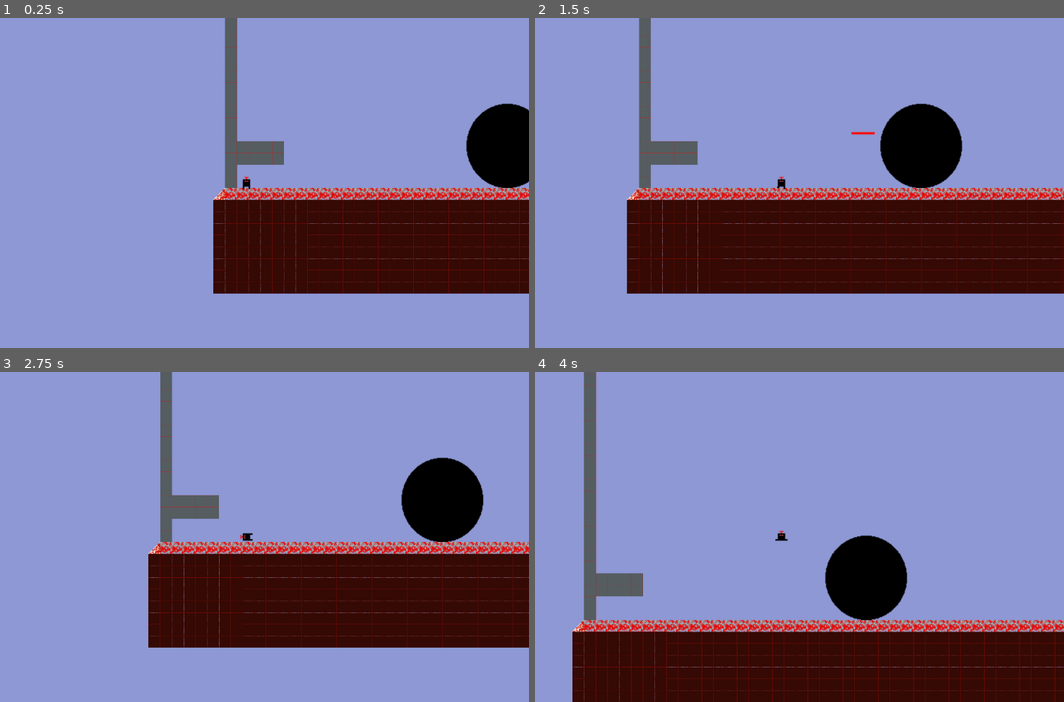
Above: before the commit, frames 1-4 (two rows, left to right).
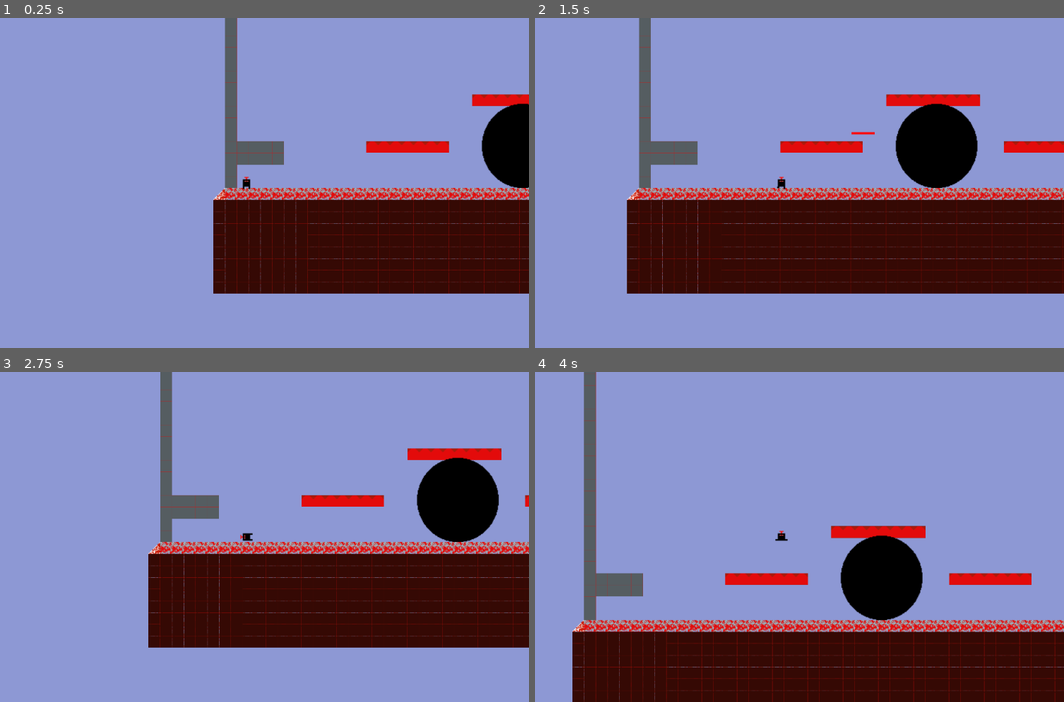
Above: after the commit, the same moments.

Repository: tompasini/Born4Lazers
Game: Godot game, scene res://Worlds/Red World/RedLevel10.tscn
The game is run twice, just before and just after one commit, with the same random seed, the same clock (stepped at 60 frames per second) and the same inputs. This scene is started directly instead of the project's main scene.
Inputs (mouse positions are in pixels of both pictures, inside the frame that each line leads up to):
- Up to frame 1 (0.25 s): no input
- Up to frame 2 (1.5 s): tap Enter at 0.5 s; move the mouse to (905, 166) at 0.52 s; hold Shift (run) 0.53-1.28 s; hold D (right) from 0.53 s (still down); tap Space (jump) at 0.77, 1.07 s; move the mouse to (667, 199) at 1.27 s; click (667, 199) at 1.35 s
- Up to frame 3 (2.75 s): tap Space (jump) at 1.52, 1.82 s; move the mouse to (301, 464) at 2.02 s; release D (right) at 2.03 s; hold A (left) from 2.03 s (still down); hold Shift (run) from 2.03 s (still down)
- Up to frame 4 (4 s): move the mouse to (751, 603) at 2.77 s; release A (left) at 2.78 s; release Shift (run) at 2.78 s; hold D (right) from 2.78 s (still down); click (751, 603) at 2.85 s; tap Space (jump) at 3.02, 3.32, 3.77 s; move the mouse to (952, 586) at 3.52 s; hold Shift (run) from 3.53 s (still down)

The runs differ from the first frame. In frame 1, 1.8% of the frame differs, in the area x 69-100%, y 23-52%; in frame 2, 3.2%; in frame 3, 2.8%; in frame 4, 3.4%, in the area x 35-94%, y 46-76%.

Commit message:
added invisible wall and platforms

Diff:
--- a/Worlds/Red World/RedLevel10.tscn
+++ b/Worlds/Red World/RedLevel10.tscn
@@ -7,6 +7,18 @@
 [ext_resource path="res://Assets/Backgrounds/Red World/Background Evening.png" type="Texture" id=8]
 [ext_resource path="res://Resources/Tilesets/RedTileset1.tres" type="TileSet" id=9]
 [ext_resource path="res://Resources/Tilesets/RedTilesetOneWay.tres" type="TileSet" id=10]
+
+[sub_resource type="RectangleShape2D" id=4]
+extents = Vector2( 16, 8.00003 )
+
+[sub_resource type="RectangleShape2D" id=5]
+extents = Vector2( 56, 8 )
+
+[sub_resource type="RectangleShape2D" id=6]
+extents = Vector2( 64, 8 )
+
+[sub_resource type="RectangleShape2D" id=7]
+extents = Vector2( 56, 8 )
 
 [sub_resource type="RectangleShape2D" id=3]
 extents = Vector2( 225, 56 )
@@ -26,10 +38,32 @@
 collision_layer = 2
 collision_mask = 17
 format = 1
+tile_data = PoolIntArray( 393222, 3, 0, 393223, 3, 0, 393224, 3, 0, 393225, 3, 0, 393226, 3, 0, 393227, 3, 0, 393228, 3, 0, 393229, 3, 0, 720893, 3, 0, 720894, 3, 0, 720895, 3, 0, 655360, 3, 0, 655361, 3, 0, 655362, 3, 0, 655363, 3, 0, 655376, 3, 0, 655377, 3, 0, 655378, 3, 0, 655379, 3, 0, 655380, 3, 0, 655381, 3, 0, 655382, 3, 0 )
 
 [node name="StaticBody2D" type="StaticBody2D" parent="TilesOneWay"]
 collision_layer = 2
 collision_mask = 17
+
+[node name="CollisionShape2D" type="CollisionShape2D" parent="TilesOneWay/StaticBody2D"]
+position = Vector2( -168, 208 )
+rotation = 1.57079
+shape = SubResource( 4 )
+one_way_collision = true
+
+[node name="CollisionShape2D2" type="CollisionShape2D" parent="TilesOneWay/StaticBody2D"]
+position = Vector2( 8, 168 )
+shape = SubResource( 5 )
+one_way_collision = true
+
+[node name="CollisionShape2D3" type="CollisionShape2D" parent="TilesOneWay/StaticBody2D"]
+position = Vector2( 160, 104 )
+shape = SubResource( 6 )
+one_way_collision = true
+
+[node name="CollisionShape2D4" type="CollisionShape2D" parent="TilesOneWay/StaticBody2D"]
+position = Vector2( 312, 168 )
+shape = SubResource( 7 )
+one_way_collision = true
 
 [node name="TilesSolid" type="TileMap" parent="."]
 tile_set = ExtResource( 9 )
@@ -67,7 +101,7 @@
 limit_smoothed = true
 
 [node name="Sprite2" type="Sprite" parent="."]
-position = Vector2( 144, 160 )
+position = Vector2( 165, 160 )
 texture = ExtResource( 3 )
 
 [connection signal="body_entered" from="FallZone" to="LZer" method="_on_FallZone_body_entered"]
Not shown: 1 places in Worlds/Red World/RedLevel10.tscn that only renumber resources
